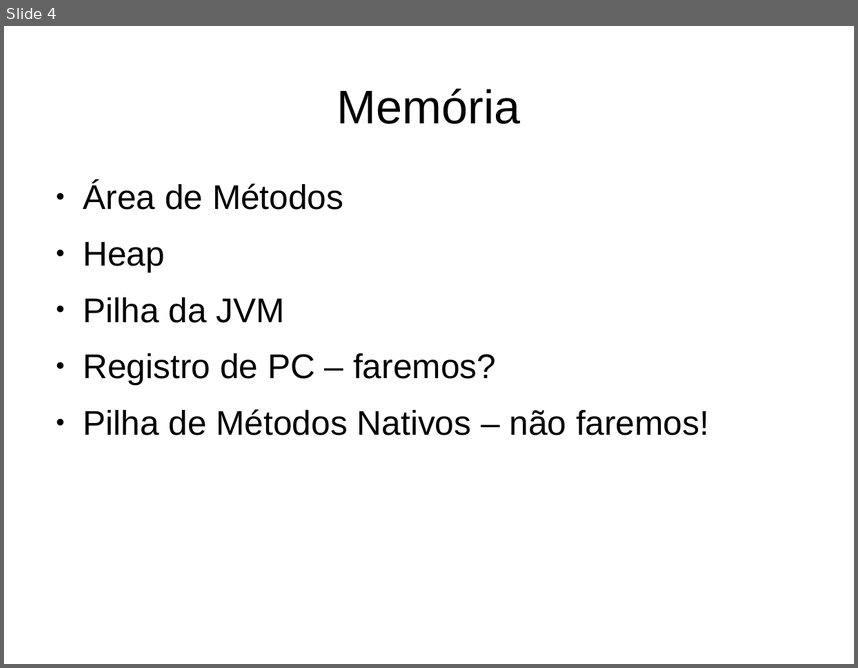
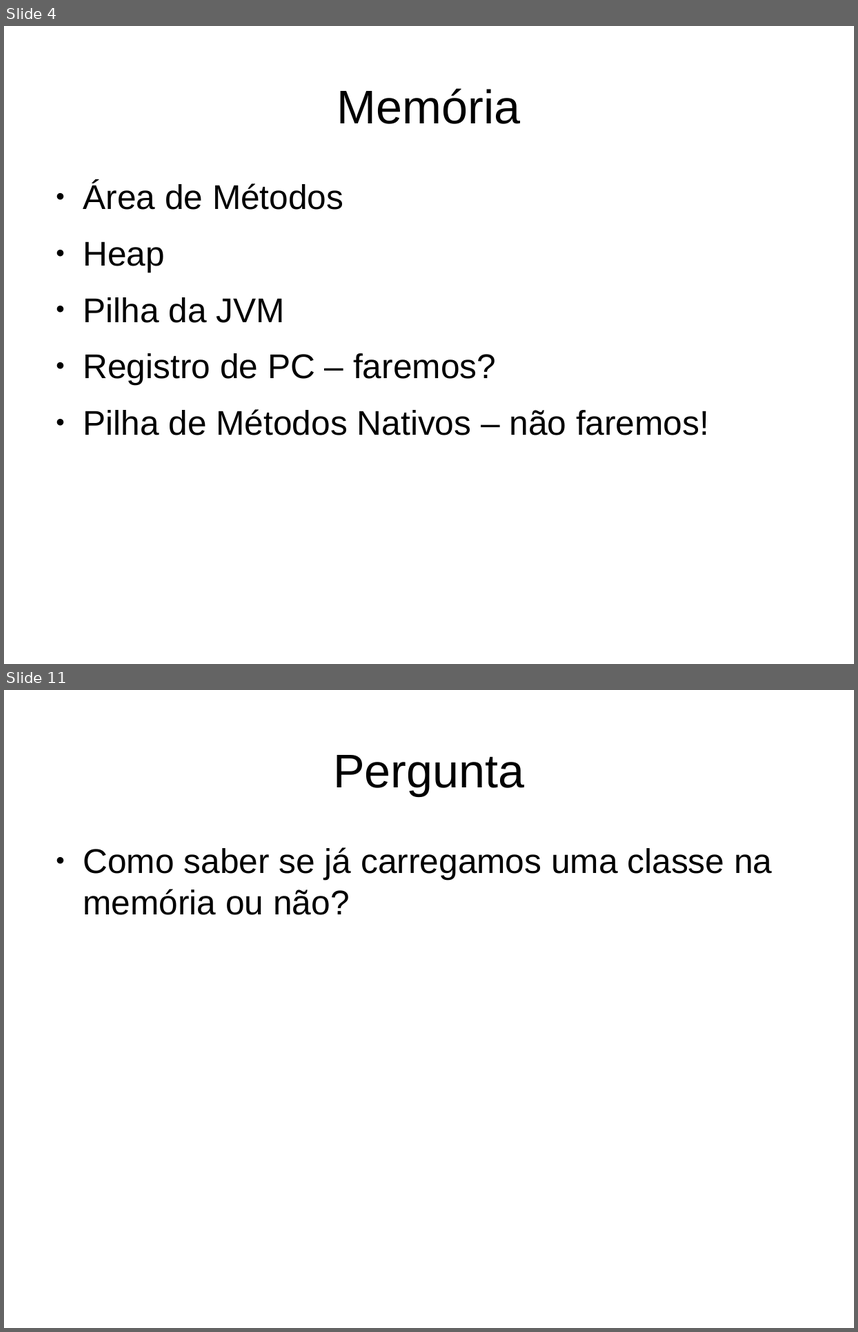
Before and after one commit to gabrielmm1234/jvm-sb, a slide deck: projetoLogico/apresentacao.odp. Shown one above the other, each under a label of ours: slide 4 before the commit, slides 4 and 11 after it; the slides between them are not shown. The pictures are 858x668 and 858x1332 pixels, drawn with LibreOffice and Linux fonts; fonts in the diff are those of the drawing. Boxes give left, top, right and bottom in pixels: in the first picture for what was removed or moved away, otherwise in the second. Text is boxed around its words. In the diff, an @@ line names an element or a change of style, - is before the commit and + after.

```diff
--- a/projetoLogico/apresentacao.odp
+++ b/projetoLogico/apresentacao.odp
@@ slide 11 added at (4, 690, 854, 1328), background #FFFFFF @@
@@ title added at (333, 755, 524, 796), 44 pt, text #000000 @@
+Pergunta
@@ text added at (83, 847, 772, 915), 32 pt, text #000000 @@
+● Como saber se já carregamos uma classe na memória ou não?
```
Also in this commit, not shown: 1 slide changed, 6 other slides added.
